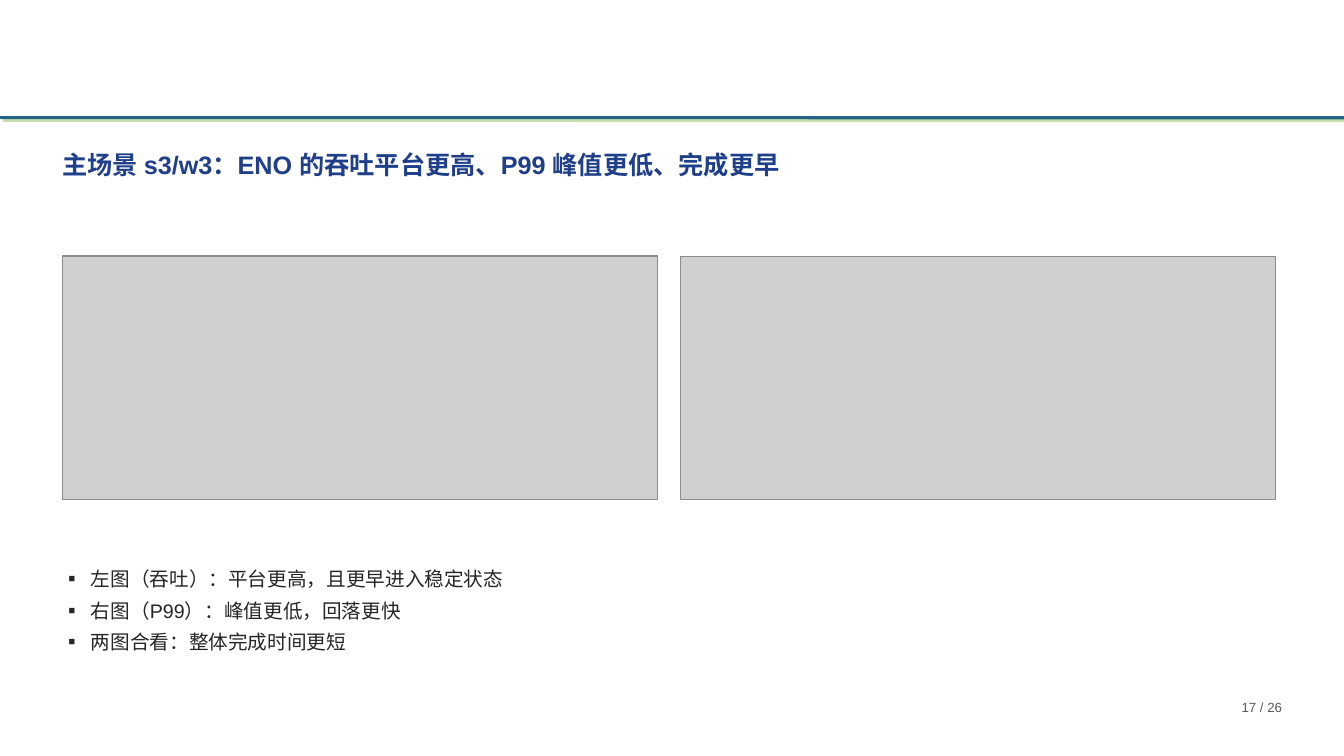
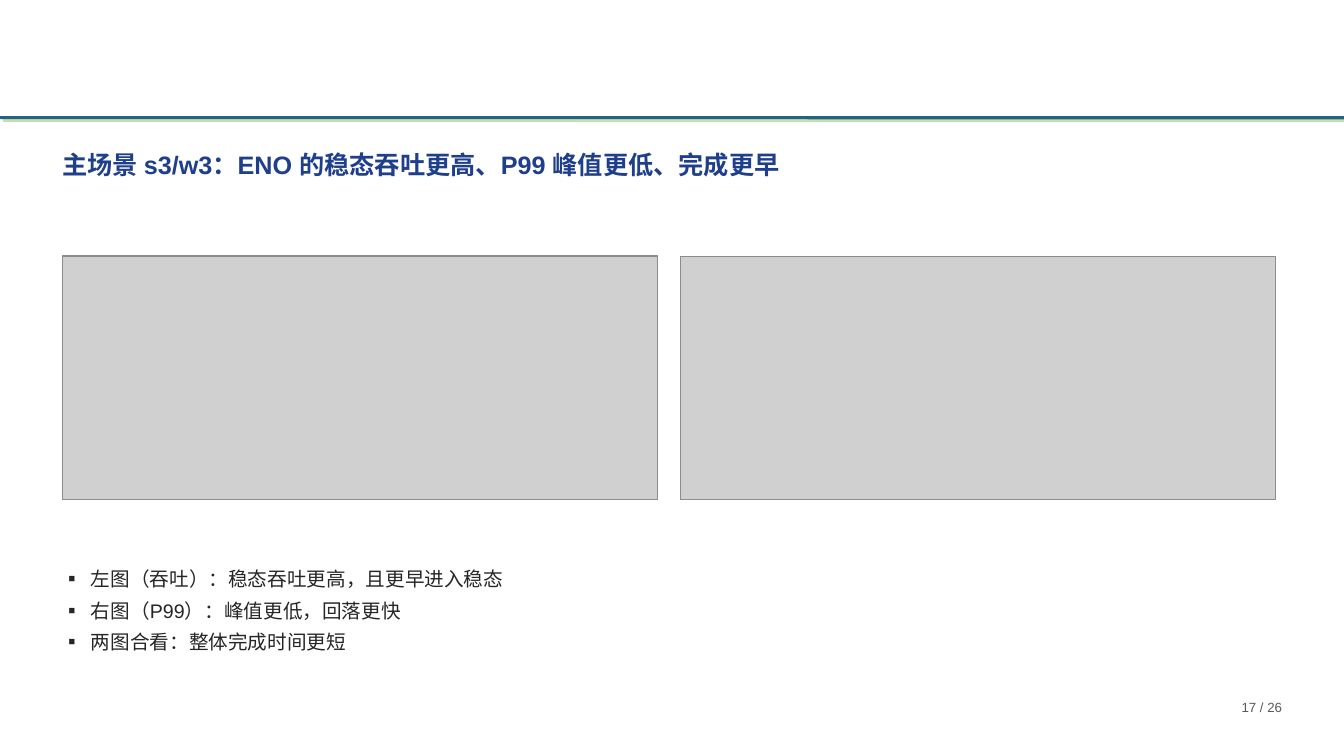
Before and after one commit to tengfei86/godel-scheduler, a slide deck: slide 17 of docs/thesis/defense/基于etcd的分布式Kubernetes调度器研究与实现-高铜.pptx. Drawn at 1344x756 pixels with LibreOffice and Linux fonts; fonts in the diff are those of the drawing; grey boxes stand for pictures; background and template pictures are left out. Boxes give left, top, right and bottom in pixels: in the first picture for what was removed or moved away, otherwise in the second. Text is boxed around its words. In the diff, an @@ line names an element or a change of style, - is before the commit and + after.

```diff
--- a/docs/thesis/defense/基于etcd的分布式Kubernetes调度器研究与实现-高铜.pptx
+++ b/docs/thesis/defense/基于etcd的分布式Kubernetes调度器研究与实现-高铜.pptx
@@ text at box(62, 152, 780, 177): text changed @@
-主场景 s3/w3：ENO 的吞吐平台更高、P99 峰值更低、完成更早
+主场景 s3/w3：ENO 的稳态吞吐更高、P99 峰值更低、完成更早
@@ text at box(91, 569, 503, 588): text changed @@
-▪ 左图（吞吐）：平台更高，且更早进入稳定状态
+▪ 左图（吞吐）：稳态吞吐更高，且更早进入稳态
```
Also in this commit, not shown: 2 other files.
